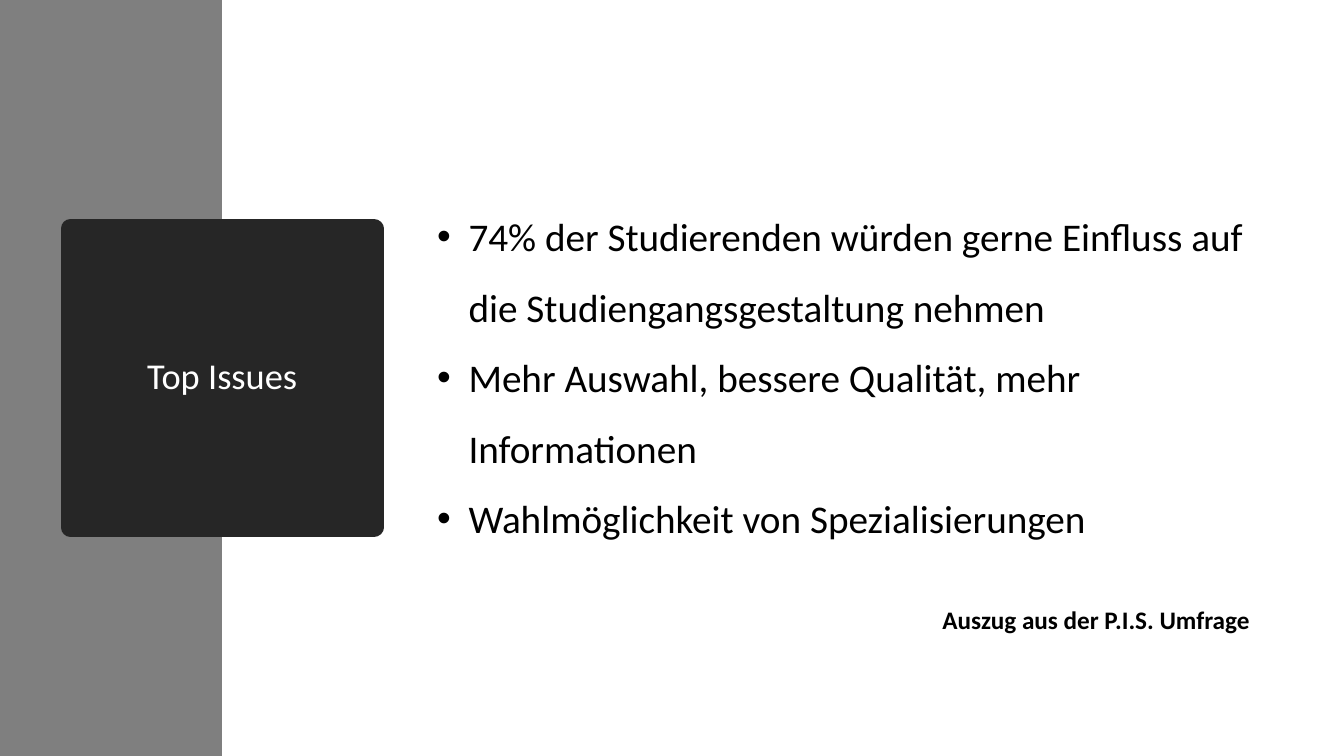
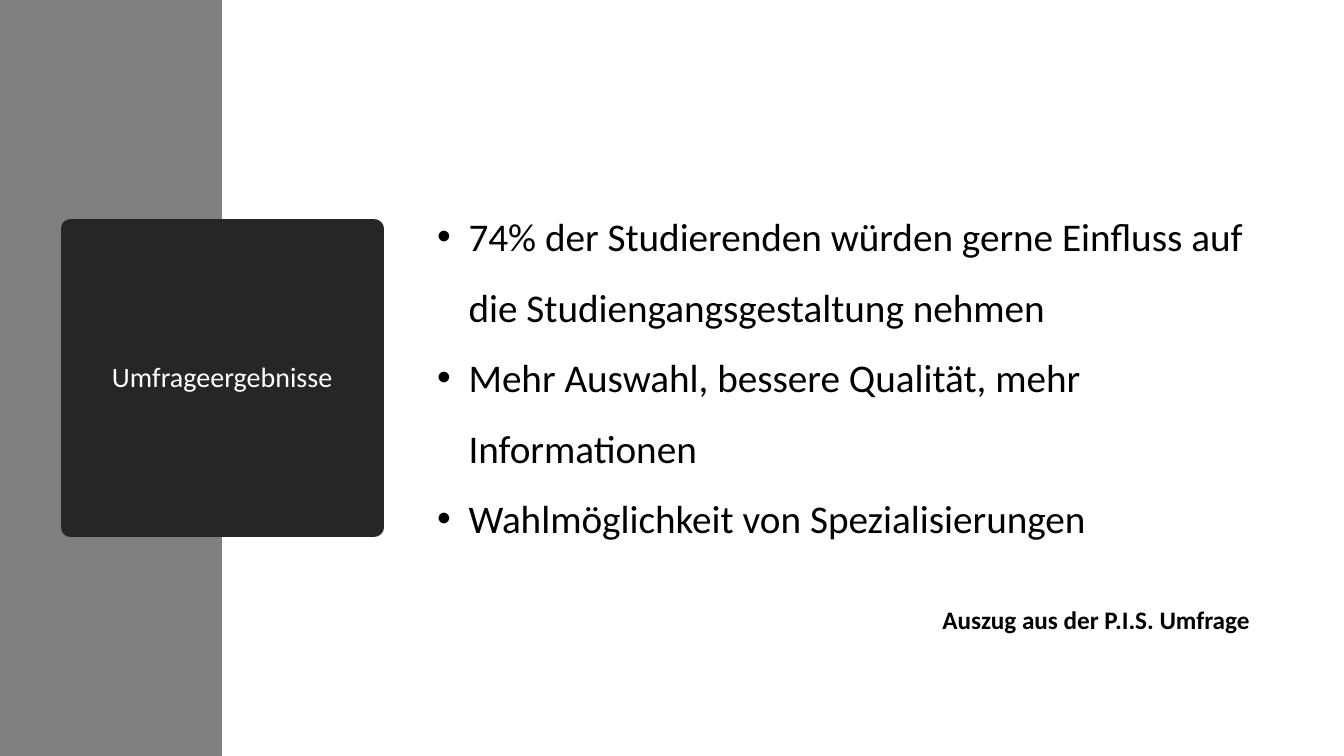
Before and after one commit to KanBen86/personalisierte-Studiengangsgestaltung, a slide deck: slide 5 of Präsentationen/Präsentation 2.pptx. Drawn at 1344x756 pixels with LibreOffice and Linux fonts; fonts in the diff are those of the drawing. Boxes give left, top, right and bottom in pixels: in the first picture for what was removed or moved away, otherwise in the second. Text is boxed around its words. In the diff, an @@ line names an element or a change of style, - is before the commit and + after.

```diff
--- a/Präsentationen/Präsentation 2.pptx
+++ b/Präsentationen/Präsentation 2.pptx
@@ title at (x1=112, y1=367, x2=332, y2=392): text changed; size 26 to 20 pt @@
-Top Issues
+Umfrageergebnisse
```
